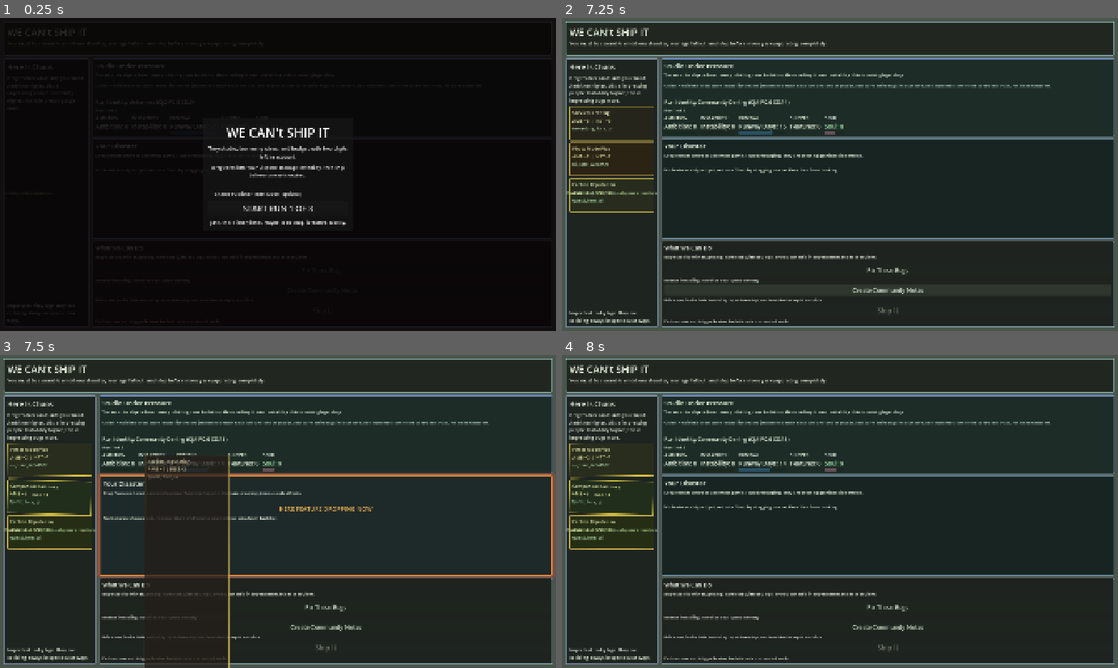
Above: before the commit, frames 1-4 (two rows, left to right).
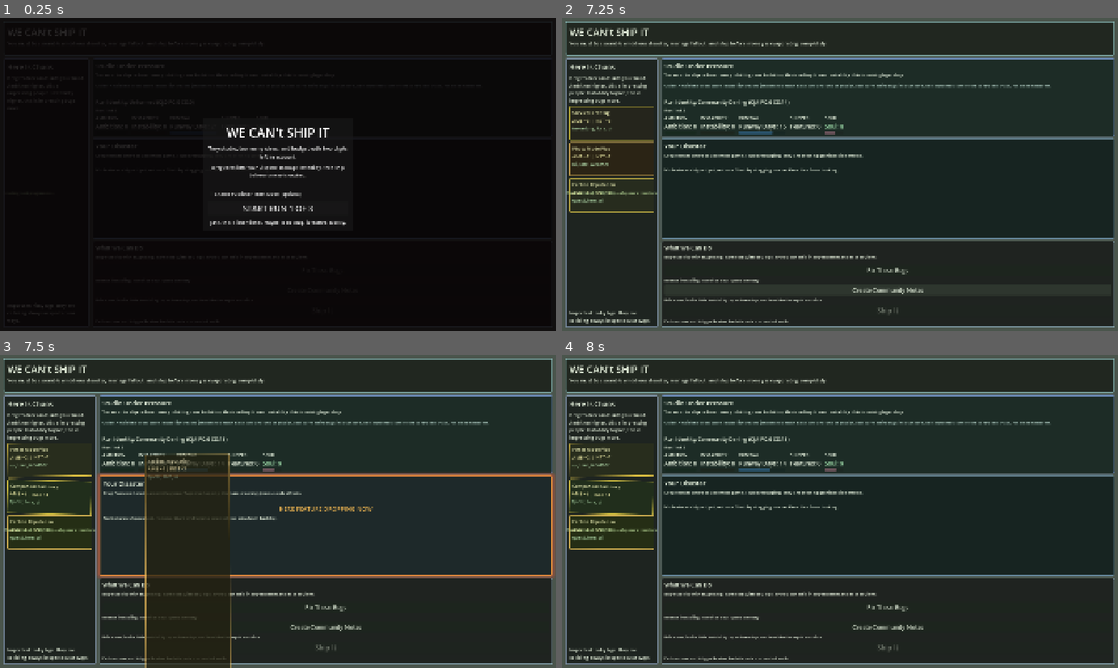
Above: after the commit, the same moments.

Repository: pizzadesk/we-cant-ship-it
Game: Godot game, scene res://scenes/main.tscn
The game is run twice, just before and just after one commit, with the same random seed, the same clock (stepped at 60 frames per second) and the same inputs.
Inputs (mouse positions are in pixels of both pictures, inside the frame that each line leads up to):
- Up to frame 1 (0.25 s): no input
- Up to frame 2 (7.25 s): click "START RUN 1 OF 3" at 0.5 s; click "Action-Adventure" at 1.25 s; click "Fix These Bugs" at 2 s; click "Create Community Notes" at 2.75 s; click "Fix These Bugs" at 3.5 s; click "Patch it" at 4.25 s; click "Create Community Notes" at 5 s; click "Fix These Bugs" at 5.75 s; click "Create Community Notes" at 6.5 s
- Up to frame 3 (7.5 s): tap Enter at 7.25 s; drag from (50, 461) to (333, 442) at 7.27 s
- Up to frame 4 (8 s): no input

Frames 1-2 are identical in both runs. In frame 3, 0.6% of the frame differs, in the area x 26-42%, y 31-100%; in frame 4, nothing differs.

Commit message:
refactor, simplification, bugfixes

Diff:
--- a/scenes/main.tscn
+++ b/scenes/main.tscn
@@ -595,6 +595,12 @@
 theme_override_font_sizes/font_size = 28
 text = "Begin New Attempt"
 
+[node name="ResetGameButton" type="Button" parent="MainMenuLayer/MainMenuPanel/MenuPadding/MenuVBox" unique_id=527314982]
+unique_name_in_owner = true
+layout_mode = 2
+theme_override_font_sizes/font_size = 14
+text = "Reset Campaign Progress"
+
 [node name="MenuHint" type="Label" parent="MainMenuLayer/MainMenuPanel/MenuPadding/MenuVBox" unique_id=221607457]
 unique_name_in_owner = true
 custom_minimum_size = Vector2(0, 22)
--- a/scripts/main.gd
+++ b/scripts/main.gd
@@ -54,6 +54,7 @@
 @onready var _publisher_dialog: ConfirmationDialog = $"%PublisherDialog"
 @onready var _main_menu_layer: CanvasLayer = $"%MainMenuLayer"
 @onready var _start_run_button: Button = $"%StartRunButton"
+@onready var _reset_game_button: Button = $"%ResetGameButton"
 @onready var _publisher_trust_mode_toggle: CheckBox = $"%PublisherTrustModeToggle"
 
 # Visual corruption
@@ -102,6 +103,7 @@
 var _jank_meter_content: RichTextLabel = null
 var _cycle_legacy_dialog: AcceptDialog = null
 var _cycle_legacy_content: RichTextLabel = null
+var _reset_confirm_dialog: ConfirmationDialog = null
 var _current_ship_results: Dictionary = {}
 var _current_reviews_payload: ReviewsGeneratedPayload = ReviewsGeneratedPayload.new()
 var _post_ship_sequence: Array[Callable] = []
@@ -171,6 +173,11 @@
 	_publisher_pick_c_button = refs.publisher_pick_c_button
 	_archetype_select_dialog = refs.archetype_dialog
 	_cycle_legacy_dialog = _build_cycle_legacy_dialog()
+	_reset_confirm_dialog = ConfirmationDialog.new()
+	_reset_confirm_dialog.title = "Reset Campaign?"
+	_reset_confirm_dialog.dialog_text = "Erase all three-run progress and start a fresh campaign?"
+	_reset_confirm_dialog.min_size = Vector2(460, 100)
+	add_child(_reset_confirm_dialog)
 
 func _setup_stat_gauges() -> void:
 	var ambition_block: VBoxContainer = $"%AmbitionBlock"
@@ -241,6 +248,7 @@
 	_ship_button.pressed.connect(_on_ship_pressed)
 	_crunch_timer.timeout.connect(_on_crunch_timer_timeout)
 	_start_run_button.pressed.connect(_on_start_run_pressed)
+	_reset_game_button.pressed.connect(_on_reset_game_button_pressed)
 	_publisher_trust_mode_toggle.toggled.connect(_on_publisher_trust_mode_toggled)
 	_review_dialog.confirmed.connect(_on_review_dialog_closed)
 	_end_run_dialog.confirmed.connect(_on_end_run_dialog_new_run)
@@ -274,6 +282,9 @@
 
 	if _cycle_legacy_dialog != null:
 		_cycle_legacy_dialog.confirmed.connect(_on_cycle_legacy_confirmed)
+
+	if _reset_confirm_dialog != null:
+		_reset_confirm_dialog.confirmed.connect(_on_reset_game_confirmed)
 
 	if _game_state != null:
 		_on_state_changed(_snapshot_from_state())
@@ -612,6 +623,8 @@
 	_scanline_overlay.visible = JankVisualUtils.should_show_scanline(_instability_visual)
 	if _scanline_material != null:
 		_scanline_material.set_shader_parameter("opacity", JankVisualUtils.compute_scanline_opacity(_instability_visual))
+		_scanline_material.set_shader_parameter("speed", JankVisualUtils.compute_scanline_speed(_instability_visual))
+		_scanline_material.set_shader_parameter("density", JankVisualUtils.compute_scanline_density(_instability_visual))
 
 	var text_step: Dictionary = JankVisualUtils.step_text_corruption_timer(_text_corruption_timer, delta, _instability_visual)
 	_text_corruption_timer = float(text_step.get("timer", _text_corruption_timer))
@@ -643,6 +656,15 @@
 func _on_start_run_pressed() -> void:
 	_apply_run_start_settings()
 	_start_new_run()
+
+func _on_reset_game_button_pressed() -> void:
+	if _reset_confirm_dialog != null:
+		_reset_confirm_dialog.popup_centered(_reset_confirm_dialog.min_size)
+
+func _on_reset_game_confirmed() -> void:
+	if _game_state != null:
+		_game_state.start_new_cycle()
+	_show_main_menu()
 
 func _on_publisher_trust_mode_toggled(enabled: bool) -> void:
 	if _game_state != null:
@@ -894,6 +916,10 @@
 	if _game_state != null and _start_run_button != null:
 		var run_num: int = _game_state.current_run
 		_start_run_button.text = "START RUN %d OF 3" % run_num
+		# Reset button only makes sense once there is a campaign in progress.
+		if _reset_game_button != null:
+			_reset_game_button.visible = run_num > 1
+			_reset_game_button.add_theme_color_override("font_color", Color(0.75, 0.45, 0.45))
 
 # --- HUD helpers ---
 
--- a/scripts/ui/jank_visual_utils.gd
+++ b/scripts/ui/jank_visual_utils.gd
@@ -29,12 +29,16 @@
 
 static func next_glitch_offset(current_offset: Vector2, instability_visual: float, delta: float, ui_rng: RandomNumberGenerator) -> Vector2:
 	var glitch_offset: Vector2 = current_offset
-	if instability_visual > 0.58 and ui_rng.randi_range(0, 120) == 0:
-		glitch_offset = Vector2(ui_rng.randf_range(-3.4, 3.4), ui_rng.randf_range(-2.2, 2.2))
+	if instability_visual > 0.28:
+		var t: float = (instability_visual - 0.28) / 0.72
+		var chance_range: int = int(lerp(140.0, 22.0, t))
+		if ui_rng.randi_range(0, chance_range) == 0:
+			var mag: float = lerp(1.8, 7.5, t)
+			glitch_offset = Vector2(ui_rng.randf_range(-mag, mag), ui_rng.randf_range(-mag * 0.6, mag * 0.6))
 	return glitch_offset.lerp(Vector2.ZERO, min(1.0, delta * 11.0))
 
 static func compute_wobble_position(jank_time: float, instability_visual: float, glitch_offset: Vector2, wobble_clamp: float) -> Vector2:
-	var amp: float = instability_visual * 3.2
+	var amp: float = instability_visual * instability_visual * 7.0
 	var wobble: Vector2 = Vector2(
 		sin(jank_time * 2.5) * amp,
 		cos(jank_time * 1.7) * amp * 0.62
@@ -64,14 +68,22 @@
 	return instability_visual > 0.08
 
 static func compute_scanline_opacity(instability_visual: float) -> float:
-	return 0.01 + (instability_visual * 0.13)
+	return 0.02 + (instability_visual * 0.22)
+
+static func compute_scanline_speed(instability_visual: float) -> float:
+	return 1.5 + (instability_visual * instability_visual * 9.0)
+
+static func compute_scanline_density(instability_visual: float) -> float:
+	return 380.0 - (instability_visual * instability_visual * 270.0)
 
 static func step_text_corruption_timer(current_timer: float, delta: float, instability_visual: float) -> Dictionary:
-	if instability_visual >= 0.72:
+	if instability_visual >= 0.38:
+		var t: float = (instability_visual - 0.38) / 0.62
 		var next_timer: float = current_timer - delta
 		if next_timer <= 0.0:
+			var interval: float = lerp(3.2, 0.35, t)
 			return {
-				"timer": 0.55 + ((1.0 - instability_visual) * 0.85),
+				"timer": interval,
 				"apply_corruption": true,
 				"restore_text": false,
 			}
@@ -108,9 +120,9 @@
 	if base_text.is_empty():
 		return base_text
 	var swaps: int = 0
-	if instability_visual >= 0.9 and base_text.length() > 10:
+	if instability_visual >= 0.72 and base_text.length() > 10:
 		swaps = 2
-	elif instability_visual >= 0.72 and base_text.length() > 6:
+	elif instability_visual >= 0.38 and base_text.length() > 6:
 		swaps = 1
 	if swaps == 0:
 		return base_text
